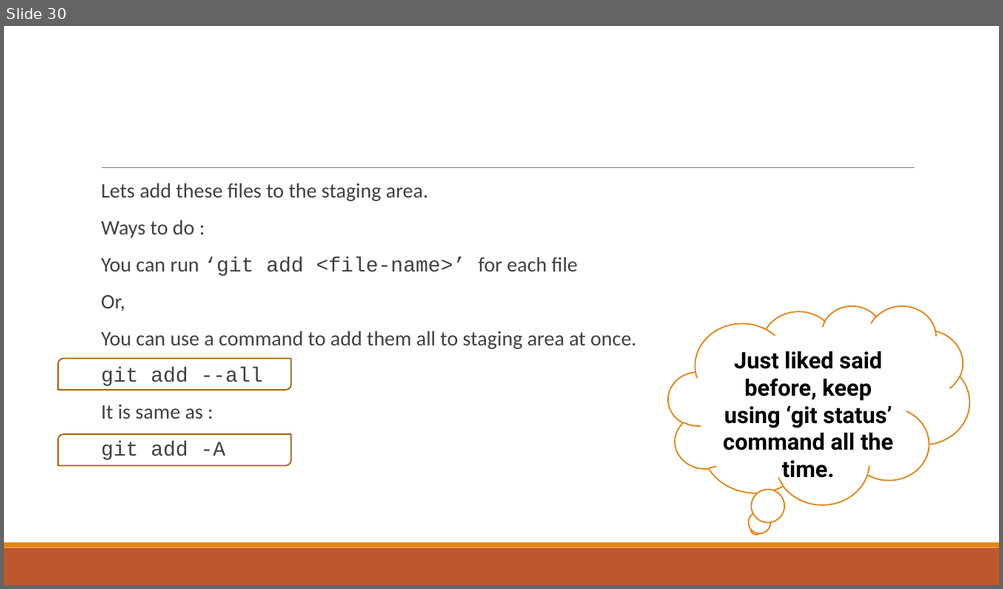
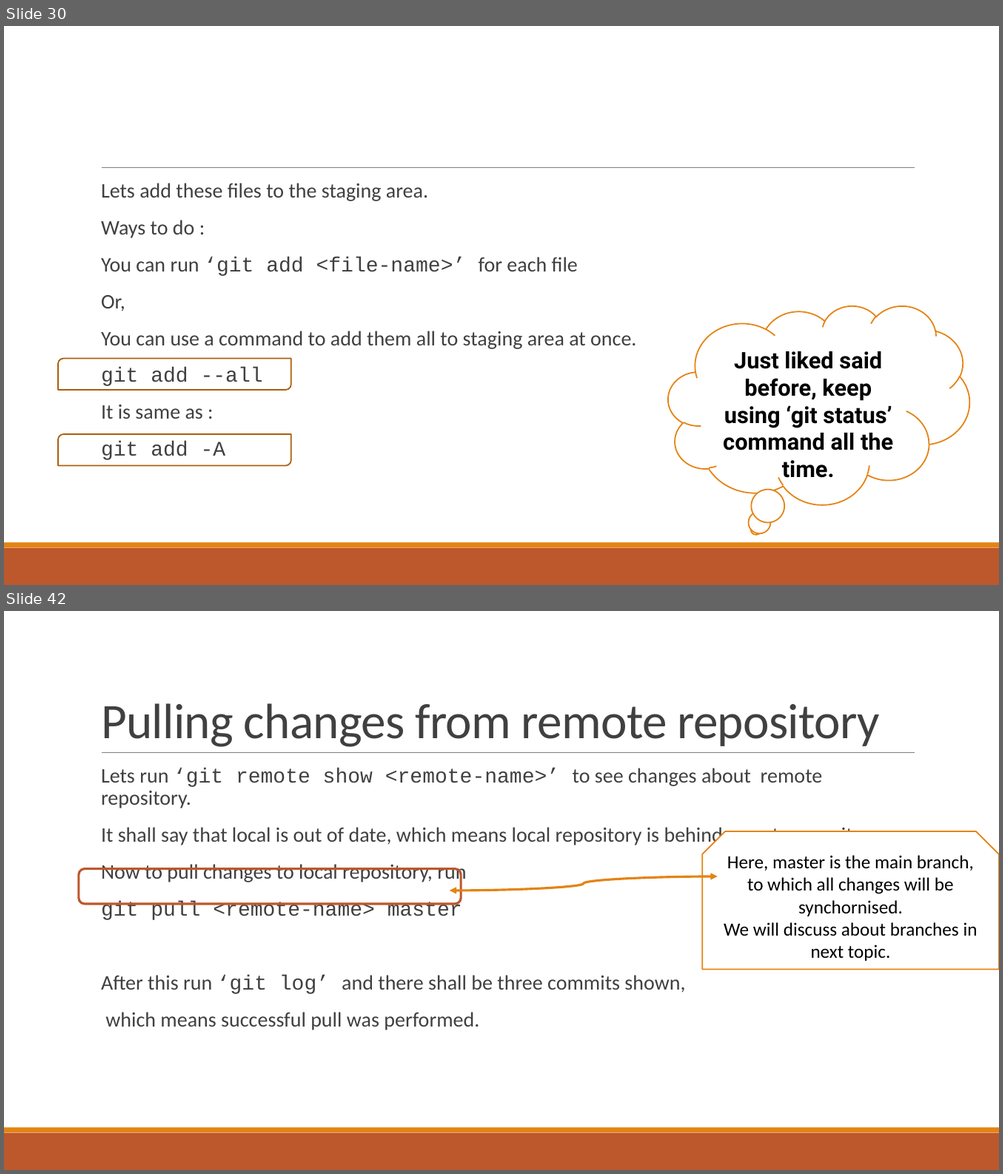
Before and after one commit to roshanlc/crash-course-on-git-and-github, a slide deck: Crash course on git and github.pptx. Shown one above the other, each under a label of ours: slide 30 before the commit, slides 30 and 42 after it; the slides between them are not shown. The pictures are 1003x589 and 1003x1174 pixels, drawn with LibreOffice and Linux fonts; fonts in the diff are those of the drawing. Boxes give left, top, right and bottom in pixels: in the first picture for what was removed or moved away, otherwise in the second. Text is boxed around its words. In the diff, an @@ line names an element or a change of style, - is before the commit and + after.

Commit message:
Updated upto branches creation and deletion

```diff
--- a/Crash course on git and github.pptx
+++ b/Crash course on git and github.pptx
@@ slide 42 added at [4, 611, 999, 1170], background #FFFFFF; not listed: 3 template elements that a slide beside it also shows @@
@@ title added at [101, 703, 879, 747], 48 pt, text #404040 @@
+Pulling changes from remote repository
@@ text added at [101, 768, 884, 1031], 20 pt, text #404040 @@
+  Lets run ‘git remote show <remote-name>’ to see changes about remote repository.
+  It shall say that local is out of date, which means local repository is behind remote repository.
+  Now to pull changes to local repository, run
+  git pull <remote-name> master
+  After this run ‘git log’ and there shall be three commits shown,
+  which means successful pull was performed.
@@ snip same rect added at [703, 832, 999, 970], fill #FFFFFF, outline #E48312 1.25 pt, 18 pt, text #000000 @@
+Here, master is the main branch, to which all changes will be synchornised.
+We will discuss about branches in next topic.
@@ rounded rectangle added at [79, 869, 461, 904], outline #BD582C 2.25 pt @@
@@ curved double arrow added from (449, 891) to (717, 877), #E48312 2.25 pt @@
```
Also in this commit, not shown: 3 slides changed, 14 other slides added.
